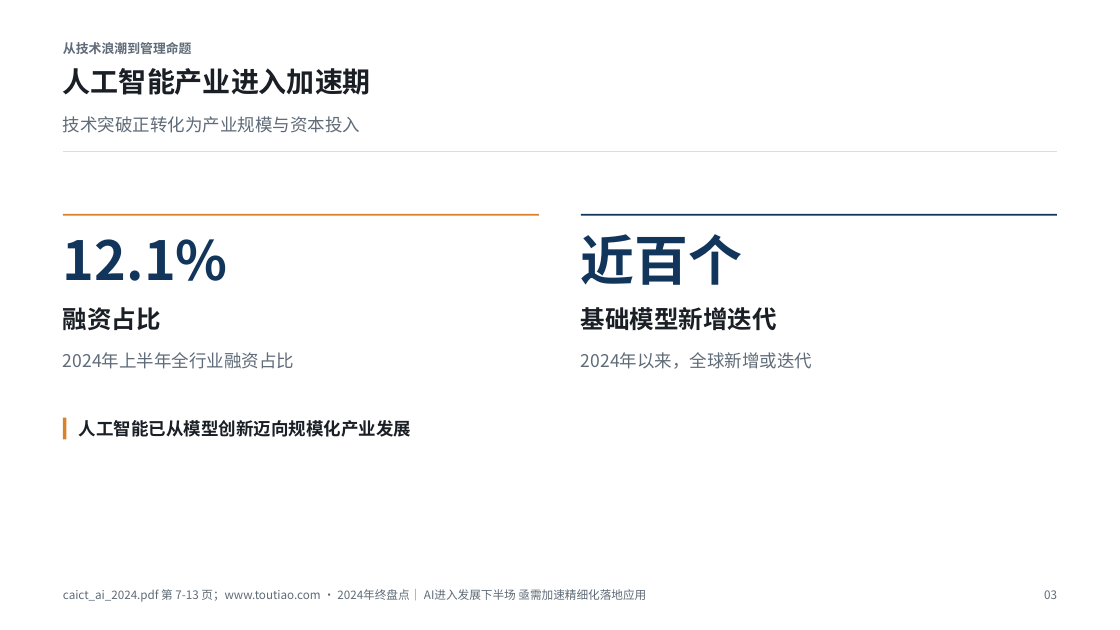
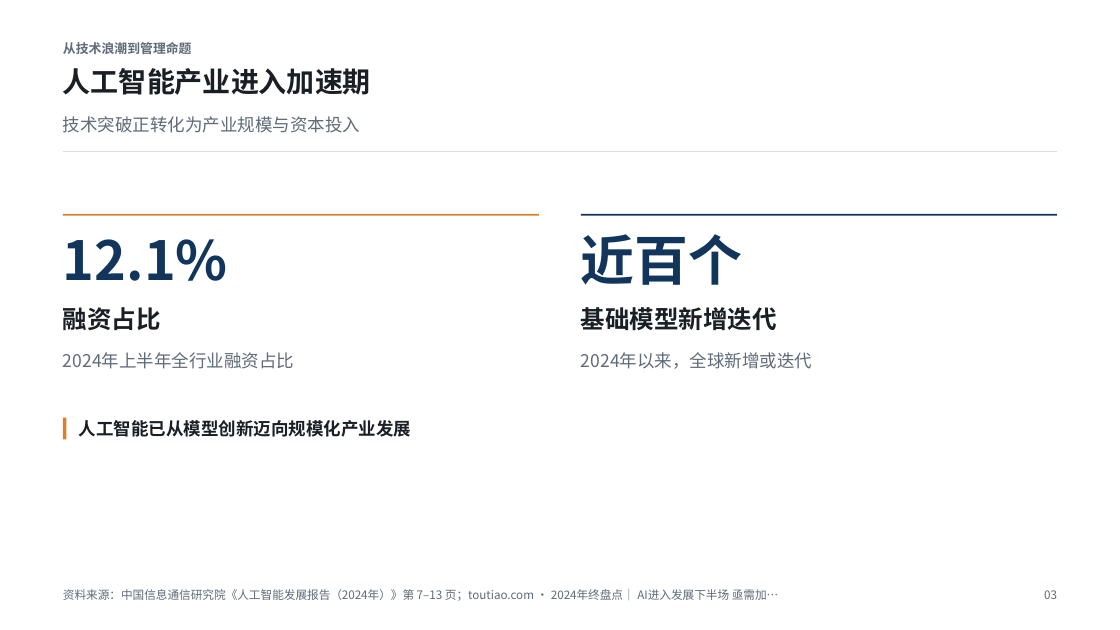
Before and after one commit to Liyilin66/ppt-agent, a slide deck: slide 3 of examples/caict-2024-sample.pptx. Drawn at 1120x630 pixels with LibreOffice and Linux fonts; fonts in the diff are those of the drawing. Boxes give left, top, right and bottom in pixels: in the first picture for what was removed or moved away, otherwise in the second. Text is boxed around its words. In the diff, an @@ line names an element or a change of style, - is before the commit and + after.

Commit message:
Show citations as report names instead of raw filenames
Footers named the uploaded file ("caict_ai_2024.pdf 第 7-13 页"), card
citations scaled up with sparse body text in accent blue, and the same page
was repeated on every card. On a management deck that reads as machine output.

Display only changes; validation still matches the uploaded filenames.
- Report names come from the document itself (PDF cover lines, DOCX title,
  Markdown heading); a cleaned filename stem is shown when nothing is found.
- Footer: "资料来源：issuer《title》第 7–13 页", one mention per report with its
  pages merged; it shortens in steps (issuer, then web titles, then sites
  only) against a measured one-line width instead of clipping mid-title.
- Card refs show only the page when the footer already names the report, use
  a fixed small muted caption, and are dropped when every card cites the
  same page.

The README sample was re-typeset from its cached content with no model or
search calls; its degraded pages are unchanged (3, 5, 18, 19).

Tested: uv run pytest (1699 passed); PowerPoint export of the sample and of
the MCP validation deck, longest footers checked on one line.

```diff
--- a/examples/caict-2024-sample.pptx
+++ b/examples/caict-2024-sample.pptx
@@ text at [63,589,779,601]: text changed @@
-caict_ai_2024.pdf 第 7-13 页；www.toutiao.com · 2024年终盘点｜ AI进入发展下半场 亟需加速精细化落地应用
+资料来源：中国信息通信研究院《人工智能发展报告（2024年）》第 7–13 页；toutiao.com · 2024年终盘点｜ AI进入发展下半场 亟需加…
```
Also in this commit, not shown: 16 other slides changed, 8 other files.
